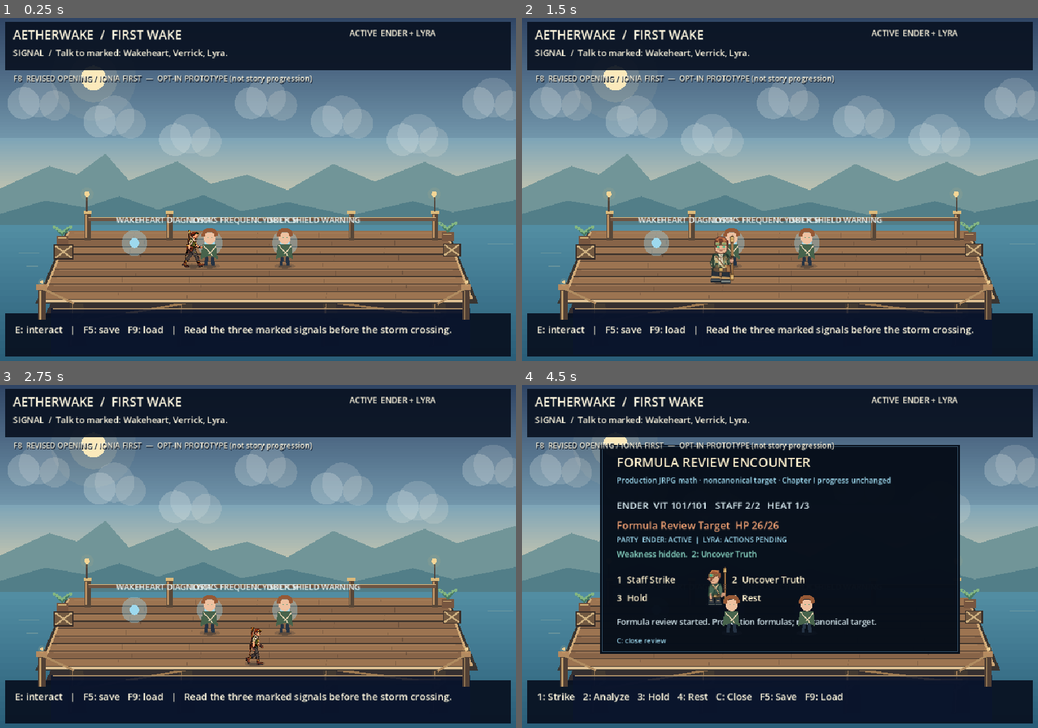
Above: before the commit, frames 1-4 (two rows, left to right).
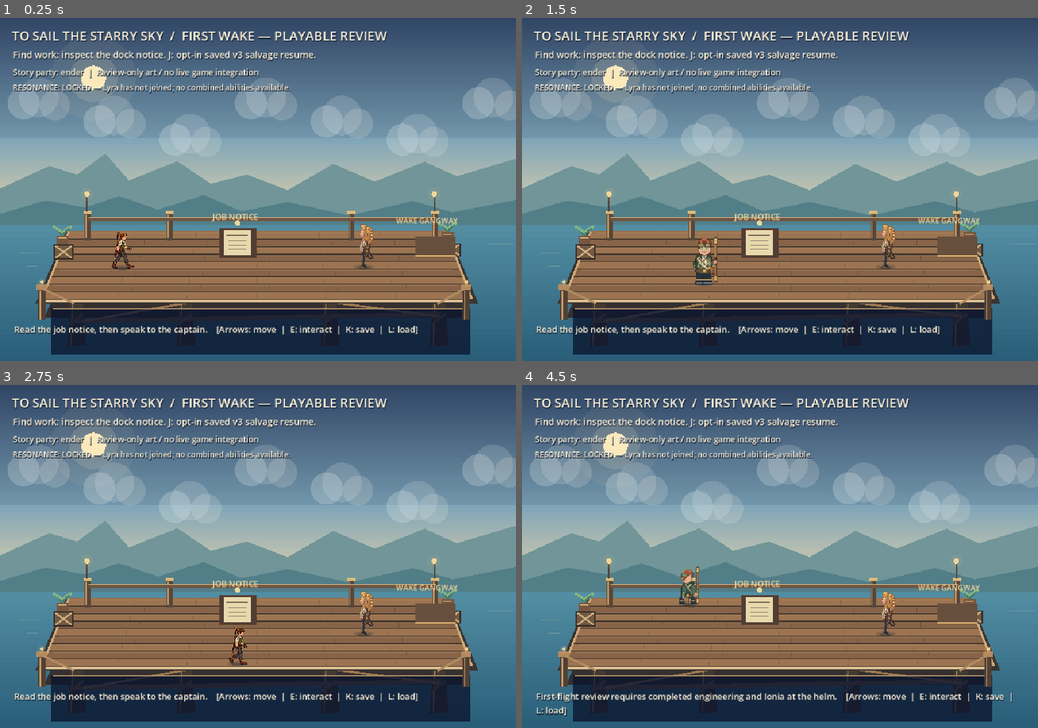
Above: after the commit, the same moments.

Repository: ndrorchestration/ToSailaStarrySky-jrpg
Game: Godot game, scene res://scenes/first_wake_job_preview.tscn
Two runs of this game, one before a commit and one after it. Both use one fixed random seed, a clock stepped at 60 frames per second and the inputs below. Before the commit the project starts from res://scenes/first_wake_chapter1_player_preview.tscn.
Inputs:
- Up to frame 1 (0.25 s): no input
- Up to frame 2 (1.5 s): tap Enter at 0.5 s; hold Right (ui_right) 0.53-1.28 s; tap 1 (aetherwake_ch1_choice_a) at 0.6 s; hold Down (ui_down) from 1.28 s (still down); tap 2 (aetherwake_ch1_choice_b) at 1.35 s
- Up to frame 3 (2.75 s): tap Space at 2 s; release Down (ui_down) at 2.03 s; hold Right (ui_right) from 2.03 s (still down); tap 3 (aetherwake_ch1_choice_c) at 2.1 s
- Up to frame 4 (4.5 s): release Right (ui_right) at 2.78 s; hold Up (ui_up) 2.78-3.53 s; tap 4 (aetherwake_ch1_combat_rest) at 2.85 s; hold Left (ui_left) from 3.53 s (still down); tap F (aetherwake_ch1_flight_review_launch) at 3.6 s; tap C (aetherwake_ch1_formula_review) at 4.35 s

The runs differ from the first frame. In frame 1, 23% of the frame differs, in the area x 1-99%, y 1-99%; in frame 2, 23%; in frame 3, 23%; in frame 4, 61%.

Commit message:
feat: Ionia-first default entry with native acceptance gate

Diff:
--- a/godot/project.godot
+++ b/godot/project.godot
@@ -5,7 +5,7 @@
 [application]
 
 config/name="Aetherwake — First Wake Chapter I Native Preview"
-run/main_scene="res://scenes/first_wake_chapter1_player_preview.tscn"
+run/main_scene="res://scenes/first_wake_job_preview.tscn"
 config/features=PackedStringArray("4.7", "GL Compatibility")
 
 [display]
--- /dev/null
+++ b/godot/tests/first_wake_canonical_default_entry_test.gd
@@ -0,0 +1,28 @@
+extends SceneTree
+# Canonical default-entry acceptance: no developer-only F8 transition.
+const TARGET := "res://scenes/first_wake_job_preview.tscn"
+const Scene = preload(TARGET)
+
+func _initialize() -> void:
+    call_deferred("_verify")
+
+func _verify() -> void:
+    var configured: String = str(ProjectSettings.get_setting("application/run/main_scene", ""))
+    if configured != TARGET:
+        push_error("CH1_DEFAULT_ENTRY_FAIL: main scene is not Ionia-first")
+        quit(1)
+        return
+    var scene = Scene.instantiate()
+    root.add_child(scene)
+    current_scene = scene
+    await process_frame
+    if scene.opening == null or scene.opening.active_party_ids != ["ender"]:
+        push_error("CH1_DEFAULT_ENTRY_FAIL: opening must begin with Ender alone")
+        quit(2)
+        return
+    if scene.opening.accept_ionia_job() == false or scene.opening.active_party_ids != ["ender", "ionia"]:
+        push_error("CH1_DEFAULT_ENTRY_FAIL: Ionia must join first")
+        quit(3)
+        return
+    print("TSTSS_CANONICAL_DEFAULT_ENTRY_PASS: normal Godot main scene, Ender alone, Ionia first; no F8")
+    quit(0)
